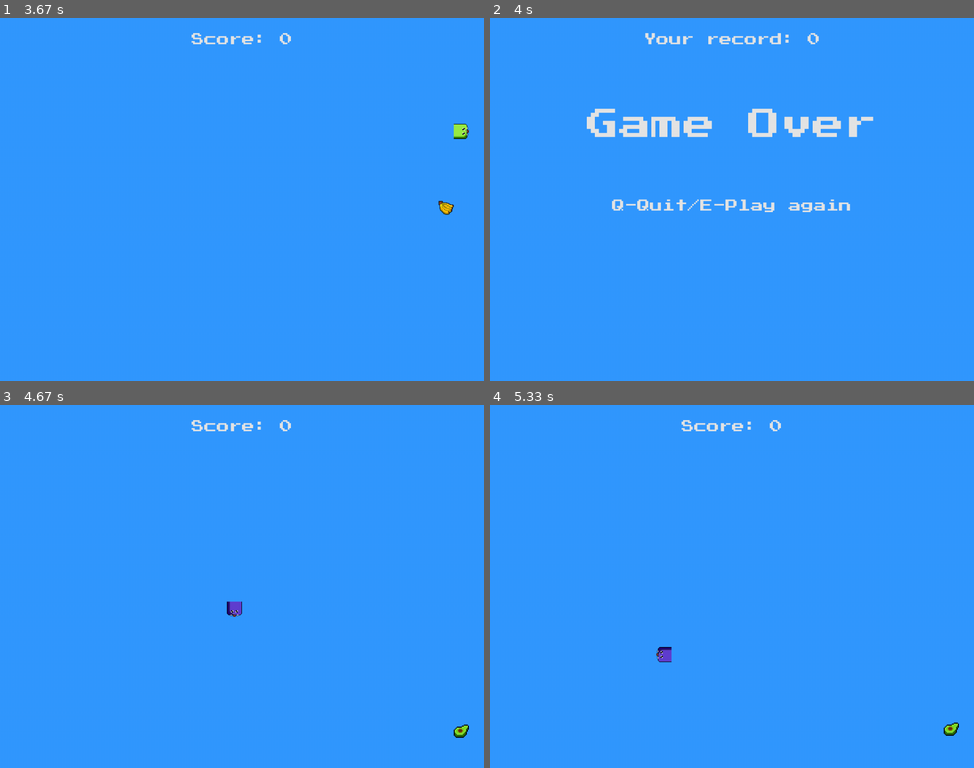
Above: before the commit, frames 1-4 (two rows, left to right).
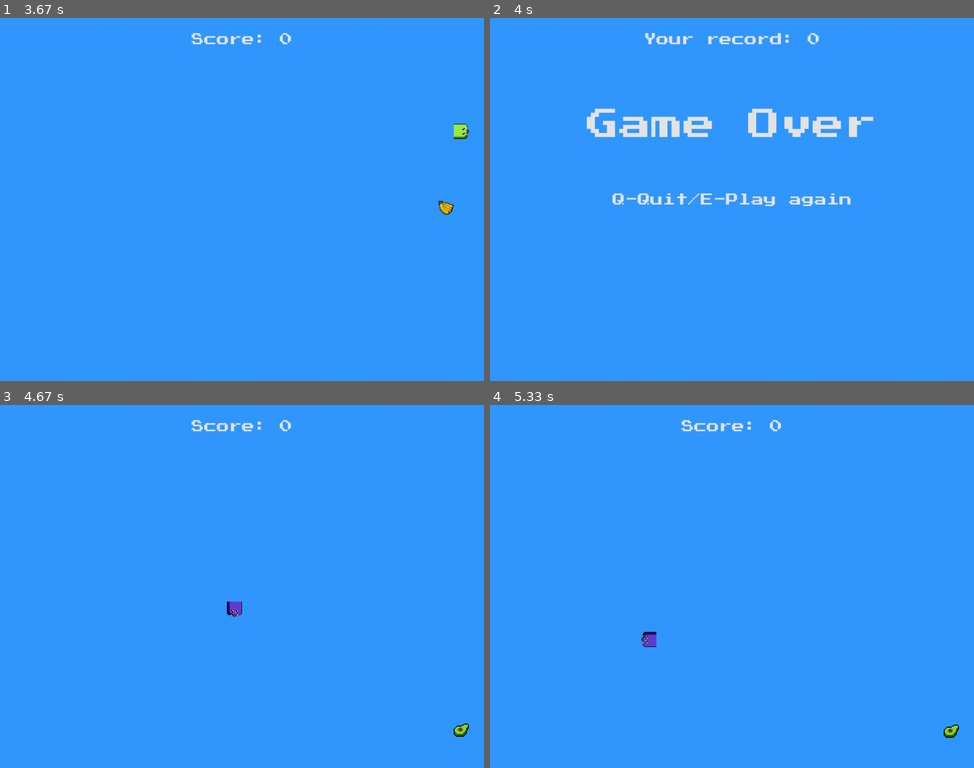
Above: after the commit, the same moments.

Repository: LUDUSLab/stem-games
Game: pygame game, started from natanael.lucena/snake/main.py
Two runs of this game, one before a commit and one after it. Both use one fixed random seed, a clock stepped at 60 frames per second and the inputs below.
Inputs:
- Up to frame 1 (3.67 s): hold D 0.33-0.8 s; hold W 0.83-1.13 s; hold D 1.17-1.63 s; hold S 2.23-2.53 s; hold A 2.57-2.97 s; hold W 3-3.37 s; hold D from 3.4 s (still down)
- Up to frame 2 (4 s): keep holding D
- Up to frame 3 (4.67 s): release D at 4.03 s; tap E at 4.07 s; hold S from 4.47 s (still down)
- Up to frame 4 (5.33 s): release S at 4.85 s; hold A from 4.88 s (still down)

Frame 1 is identical in both runs. In frame 2, 1.0% of the frame differs, in the area x 25-75%, y 48-54%; in frame 3, less than 0.1%; in frame 4, 0.4%.

Commit message:
Implemented blink effect on game over message

Diff:
--- a/natanael.lucena/snake/main.py
+++ b/natanael.lucena/snake/main.py
@@ -1,5 +1,6 @@
 import pygame
 from random import randrange, randint
+from itertools import cycle
 
 pygame.init()
 
@@ -45,10 +46,8 @@
 for i in range(4):
     aux = []
     for j in range(3):
-        aux.append(img("snake_" + snake_colors[i] + str(j+1)))
+        aux.append(img("snake_" + snake_colors[i] + str(j + 1)))
     snake_imgs.append(aux)
-
-
 snake = snake_imgs[0][0].get_rect()
 
 # Fruits properties
@@ -89,6 +88,15 @@
             break  # If not, we are done
     set_obj_coordinates(general_fruit, general_fruit_x, general_fruit_y)  # set fruit random position
 
+# Blink text effect variables
+BLINK_EVENT = pygame.USEREVENT + 0
+on_text_surface = continue_msg.render("Q-Quit/E-Play again", True, COLOR_LIGHT_GREY)
+blink_rect = on_text_surface.get_rect()
+blink_rect.center = screen.get_rect().center
+off_text_surface = pygame.Surface(blink_rect.size)
+off_text_surface.fill(COLOR_LIGHT_BLUE)
+blink_surfaces = cycle([on_text_surface, off_text_surface])
+pygame.time.set_timer(BLINK_EVENT, 580)
 
 # Main game loop
 def game_loop():
@@ -108,6 +116,7 @@
             aux1.append(img("snake_" + snake_colors[n] + str(m + 1)))
         snake_imgs[n] = aux1
     random_fruit(snake_pos)
+    blink_surface = next(blink_surfaces)
     # The game is not closed, so we either play again or leave the game
     while not game_close:
         while game_over:  # When the snake collides with herself or with the wall, the game is over
@@ -118,20 +127,27 @@
                 (center[0] - continue_msg.size("Your record: *")[0] / 2, snake.w))
             msg(game_over_font, "Game Over",
                 (center[0] - game_over_font.size("Game Over")[0] / 2, center[1] - window[1] // 4))
-            msg(continue_msg, "Q-Quit/E-Play again",
-                (center[0] - continue_msg.size("Q-Quit/E-Play Again")[0] / 2, center[1]))
-            pygame.display.update()
             for event in pygame.event.get():
+                if event.type == pygame.QUIT:
+                    quit()
                 if event.type == pygame.KEYDOWN:
                     if event.key == pygame.K_q:
                         quit()
                     if event.key == pygame.K_e:
                         game_loop()
-                if event.type == pygame.QUIT:
-                    quit()
+                if event.type == BLINK_EVENT:
+                    blink_surface = next(blink_surfaces)
+
+            # Displays blink message on the screen
+            screen.blit(blink_surface, blink_rect)
+            pygame.display.flip()
+            if blink_surface == on_text_surface:
+                pygame.time.wait(300)
+            game_clock.tick(60)
         game_clock.tick(10)
         screen.fill(COLOR_LIGHT_BLUE)
         screen.blit(fruits_imgs[random_ind2][frame_aux], general_fruit)
+        # Displays score on the game screen
         msg(continue_msg, "Score: {}".format(snake_len - 1),
             (center[0] - continue_msg.size("Score: *")[0] / 2, snake.w))
         # Auxiliary variables
@@ -218,7 +234,7 @@
                 rotate_imgs(180, random_ind1)
             if y_move < 0:
                 pass
-        pygame.display.update()
+        pygame.display.flip()
     pygame.quit()
     quit()
 
